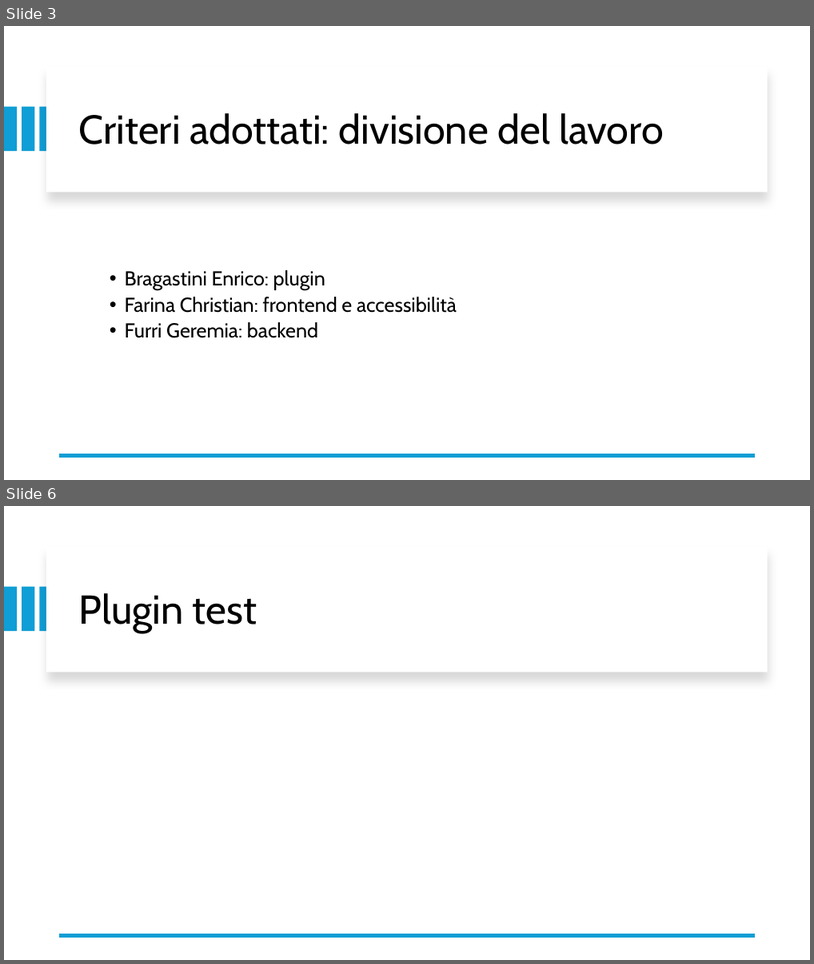
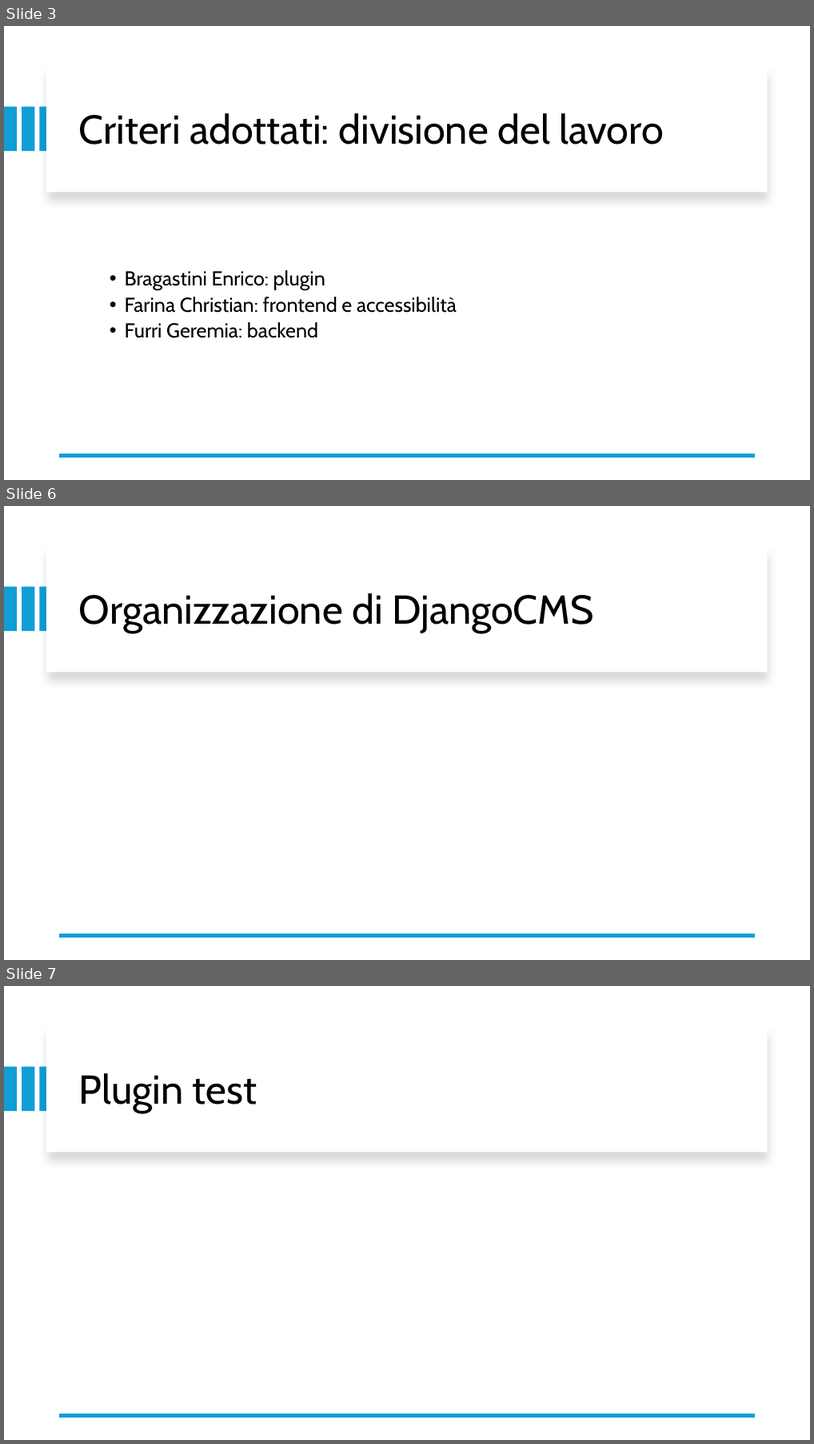
Before and after one commit to FarinaChristian/appDinamiche, a slide deck: slide.pptx. Shown one above the other, each under a label of ours: slides 3 and 6 before the commit, slides 3, 6 and 7 after it; the slides between them are not shown. The pictures are 814x964 and 814x1444 pixels, drawn with LibreOffice and Linux fonts; fonts in the diff are those of the drawing. Boxes give left, top, right and bottom in pixels: in the first picture for what was removed or moved away, otherwise in the second. Text is boxed around its words. In the diff, an @@ line names an element or a change of style, - is before the commit and + after.

```diff
--- a/slide.pptx
+++ b/slide.pptx
@@ slide 6 added at [4, 506, 810, 960], background #FFFFFF @@
@@ rectangle added at [46, 547, 768, 672], fill #FFFFFF @@
@@ rectangle added at [4, 587, 17, 632], fill #0F9ED5 @@
@@ rectangle added at [22, 587, 34, 632], fill #0F9ED5 @@
@@ rectangle added at [40, 587, 52, 632], fill #0F9ED5 @@
@@ title added at [79, 593, 594, 632], 48 pt, text #000000 @@
+Organizzazione di DjangoCMS
@@ line added from (755, 935) to (60, 935), #0F9ED5 4.5 pt @@
@@ what was slide 6 is now slide 7 @@
```
Also in this commit, not shown: 4 slides changed.
